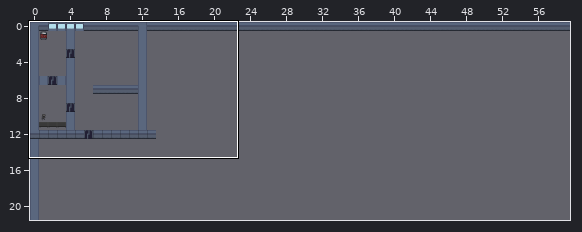
One commit to this Tiled map: NamelessRogue/Content/Buildings/ApartmentBlockFloor.tmx. The picture above shows the old version from afar; the outline marks the close-up.
Close-up. Before:
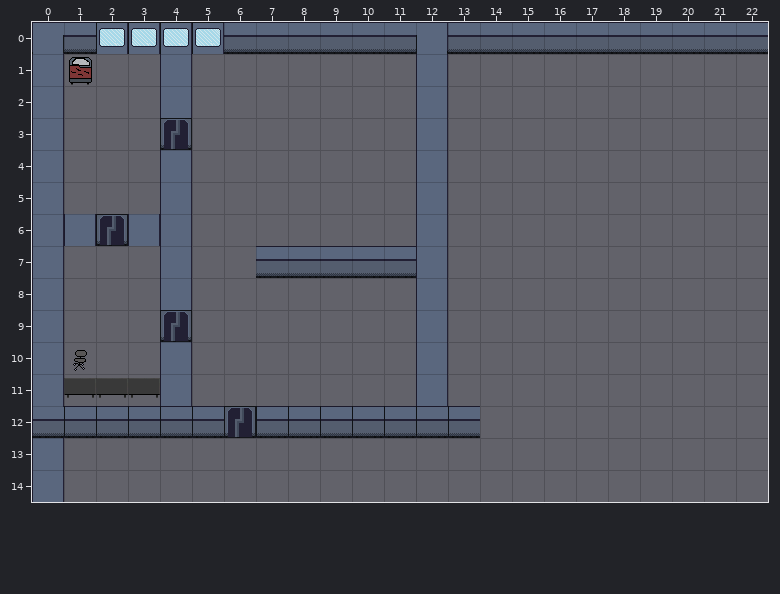
Cells are 32x32 px. Shown: x 0..22, y 0..14.
New version:
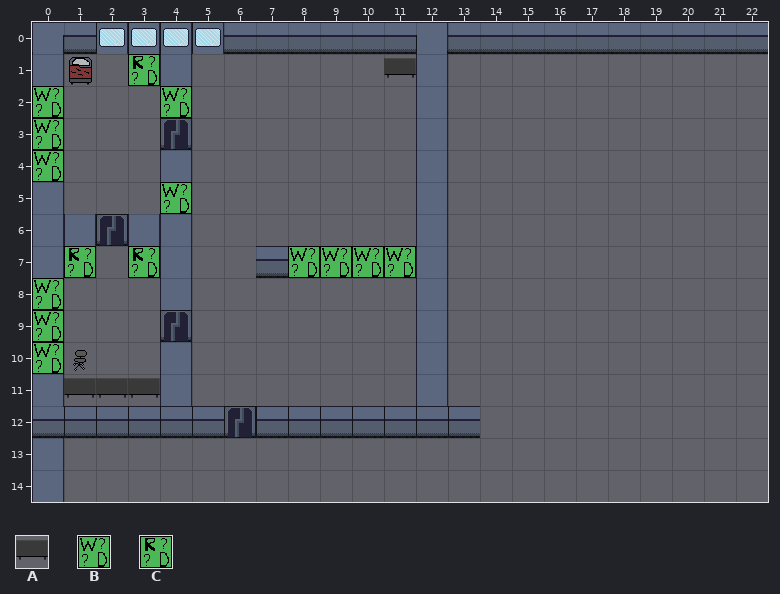
Key: from "tileset2": A 82, B 94, C 95.
_ is an empty cell.
Tiles of an added or newly shown layer are drawn over the layers below it.
What changed:
Changed rows in their new state; . is an unchanged cell.
Layer "spawners" (added):
first column x 0:
 1 ...C.......A
 2 B...B.......
 3 B...........
 4 B...........
 5 ....B.......
 7 .C.C....BBBB
 8 B...........
 9 B...........
10 B...........
Changed places in both close-ups, as pixel boxes (x1, y1, x2, y2):
added: (128, 54, 192, 118)
added: (384, 58, 416, 78)
added: (32, 86, 64, 182)
added: (160, 182, 192, 214)
added: (32, 246, 96, 374)
added: (128, 246, 160, 278)
added: (288, 246, 416, 278)
